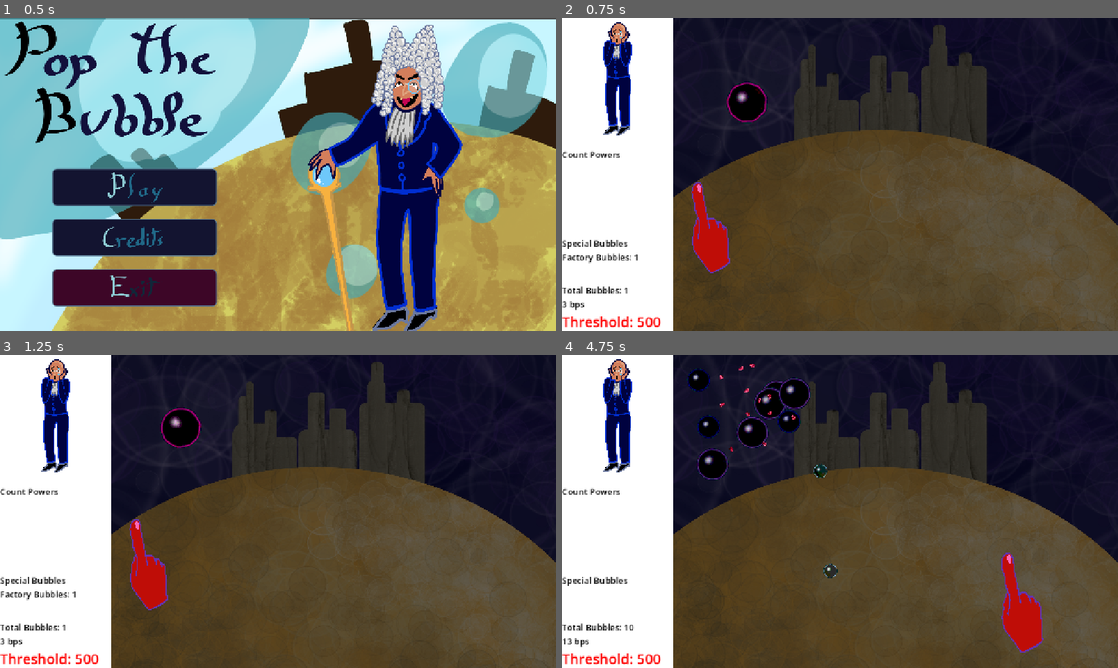
Above: before the commit, frames 1-4 (two rows, left to right).
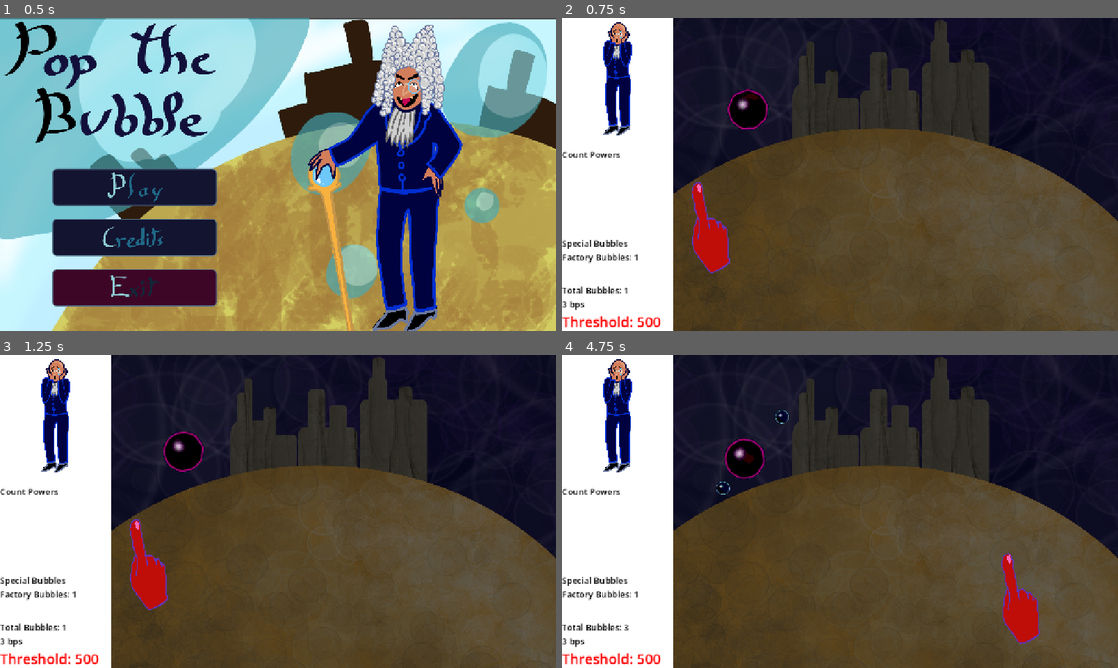
Above: after the commit, the same moments.

Repository: Isaac-SOL/Pop-the-Bubble
Game: Godot game, scene res://scenes/level/main_menu.tscn
The game is run twice, just before and just after one commit, with the same random seed, the same clock (stepped at 60 frames per second) and the same inputs.
Inputs (mouse positions are in pixels of both pictures, inside the frame that each line leads up to):
- Up to frame 1 (0.5 s): no input
- Up to frame 2 (0.75 s): click (695, 187) at 0.5 s
- Up to frame 3 (1.25 s): no input
- Up to frame 4 (4.75 s): move the mouse to (962, 495) at 1.27 s; press the mouse at (962, 495) at 1.28 s; release the mouse at (962, 495) at 2 s; drag from (728, 527) to (606, 511) at 2.02 s; move the mouse to (895, 442) at 2.77 s; press the mouse at (895, 442) at 2.78 s; release the mouse at (895, 442) at 3.5 s; drag from (812, 574) to (751, 408) at 3.52 s; move the mouse to (1006, 558) at 4.27 s; press the mouse at (1006, 558) at 4.28 s

Frame 1 is identical in both runs. In frame 2, 1.8% of the frame differs, in the area x 20-100%, y 0-86%; in frame 3, 2.3%; in frame 4, 5.1%, in the area x 0-100%, y 0-96%.

Commit message:
Juiced up bubble popping

Diff:
--- a/scenes/level/main.tscn
+++ b/scenes/level/main.tscn
@@ -45,7 +45,7 @@
 unique_name_in_owner = true
 modulate = Color(0.384951, 0.38495088, 0.38495082, 1)
 position = Vector2(728, 435.00003)
-scale = Vector2(0.48474935, 0.46067983)
+scale = Vector2(0.495, 0.471)
 texture = ExtResource("2_1bkat")
 
 [node name="SpawnRect" type="CollisionShape2D" parent="." unique_id=160105361]
@@ -85,6 +85,10 @@
 
 [node name="player_hand" parent="." unique_id=1849167851 instance=ExtResource("3_gjage")]
 
+[node name="Camera2D" type="Camera2D" parent="." unique_id=1527596375]
+unique_name_in_owner = true
+position = Vector2(640, 360)
+
 [node name="UI" type="CanvasLayer" parent="." unique_id=1149185917]
 
 [node name="ui_player" type="Control" parent="UI" unique_id=1560901353]
--- a/scenes/objects/bubbles/bubble_corps.tscn
+++ b/scenes/objects/bubbles/bubble_corps.tscn
@@ -2,9 +2,9 @@
 
 [ext_resource type="Shader" uid="uid://31wsj26wc0o6" path="res://assets/shaders/bubble_shader.gdshader" id="1_wgbqv"]
 [ext_resource type="Texture2D" uid="uid://d0f32gphcjf01" path="res://assets/models/bubbles/bubble_1.png" id="2_qqrca"]
-[ext_resource type="AudioStream" uid="uid://bdkahj35801gl" path="res://assets/audio/sfx/bubbles/bubble_up.ogg" id="3_blb5n"]
 
 [sub_resource type="ShaderMaterial" id="ShaderMaterial_1n8lo"]
+resource_local_to_scene = true
 shader = ExtResource("1_wgbqv")
 shader_parameter/bubble_color = Color(0.1, 0.6, 1, 1)
 shader_parameter/rim_color = Color(0.2, 0.2, 1, 1)
@@ -25,8 +25,3 @@
 
 [node name="VisibleOnScreenNotifier2D" type="VisibleOnScreenNotifier2D" parent="." unique_id=464743157]
 rect = Rect2(-17, -17, 34, 34)
-
-[node name="AudioStreamPlayer2D_BubbleUp" type="AudioStreamPlayer2D" parent="." unique_id=2120734624]
-stream = ExtResource("3_blb5n")
-volume_db = -15.0
-bus = &"Sfx"
--- a/scenes/objects/bubbles/bubble_normal.tscn
+++ b/scenes/objects/bubbles/bubble_normal.tscn
@@ -1,10 +1,26 @@
 [gd_scene format=3 uid="uid://btrnaiw5jker4"]
 
-[ext_resource type="Script" uid="uid://dhonkjvv7bcwu" path="res://scripts/objects/bubbles/bubble_normal.gd" id="1_x8eid"]
+[ext_resource type="Script" uid="uid://blavl2ak3fu6h" path="res://scripts/objects/bubbles/bubble.gd" id="1_x8eid"]
 [ext_resource type="PackedScene" uid="uid://bwnmh0vbcat1n" path="res://scenes/objects/bubbles/bubble_corps.tscn" id="2_jl6ec"]
+[ext_resource type="Shader" uid="uid://31wsj26wc0o6" path="res://assets/shaders/bubble_shader.gdshader" id="3_1cufn"]
+[ext_resource type="Texture2D" uid="uid://b3nr1xh517dxw" path="res://assets/models/bubbles/splach.png" id="3_x8eid"]
+[ext_resource type="AudioStream" uid="uid://bdkahj35801gl" path="res://assets/audio/sfx/bubbles/bubble_up.ogg" id="5_p1tiu"]
 
 [sub_resource type="CircleShape2D" id="CircleShape2D_270sc"]
 radius = 16.03122
+
+[sub_resource type="ShaderMaterial" id="ShaderMaterial_plh5e"]
+resource_local_to_scene = true
+shader = ExtResource("3_1cufn")
+shader_parameter/bubble_color = Color(0.1, 0.6, 1, 1)
+shader_parameter/rim_color = Color(0.2, 0.2, 1, 1)
+shader_parameter/rim_width = 0.2
+shader_parameter/wobble_strength = 0.01
+shader_parameter/wobble_speed = 10.0
+shader_parameter/light_direction = Vector2(1, -1)
+shader_parameter/lens_radius = 5.0
+shader_parameter/lens_power = 0.2
+shader_parameter/tint_strength = 1.0
 
 [node name="bubble_normal" type="Area2D" unique_id=501984861]
 collision_layer = 12
@@ -15,5 +31,21 @@
 shape = SubResource("CircleShape2D_270sc")
 
 [node name="bubble_corps" parent="." unique_id=1286681178 instance=ExtResource("2_jl6ec")]
+unique_name_in_owner = true
+
+[node name="Sprite2D" parent="bubble_corps" index="0" unique_id=24901897]
+material = SubResource("ShaderMaterial_plh5e")
+
+[node name="Splash" type="Sprite2D" parent="." unique_id=1971966676]
+unique_name_in_owner = true
+visible = false
+scale = Vector2(0.365, 0.365)
+texture = ExtResource("3_x8eid")
+
+[node name="AudioBubbleUp" type="AudioStreamPlayer2D" parent="." unique_id=2078199509]
+unique_name_in_owner = true
+stream = ExtResource("5_p1tiu")
+volume_db = -15.0
+bus = &"Sfx"
 
 [editable path="bubble_corps"]
--- a/scenes/objects/bubbles/bubble_spawner.tscn
+++ /dev/null
@@ -1,24 +0,0 @@
-[gd_scene format=3 uid="uid://cqjldkck6wown"]
-
-[ext_resource type="Script" uid="uid://bopospicvp6u" path="res://scripts/objects/bubbles/bubble_spawner.gd" id="1_7akao"]
-[ext_resource type="PackedScene" uid="uid://bwnmh0vbcat1n" path="res://scenes/objects/bubbles/bubble_corps.tscn" id="2_dnfdc"]
-
-[sub_resource type="CircleShape2D" id="CircleShape2D_270sc"]
-radius = 16.03122
-
-[node name="bubble_spawner" type="Area2D" unique_id=501984861]
-collision_layer = 12
-collision_mask = 4
-script = ExtResource("1_7akao")
-bubble_level = 2
-bubble_color = Color(0.82816637, 1.7519593e-05, 0.56423914, 1)
-
-[node name="CollisionShape2D" type="CollisionShape2D" parent="." unique_id=187371561]
-shape = SubResource("CircleShape2D_270sc")
-
-[node name="bubble_corps" parent="." unique_id=1286681178 instance=ExtResource("2_dnfdc")]
-
-[node name="Timer" type="Timer" parent="." unique_id=1502012933]
-autostart = true
-
-[connection signal="timeout" from="Timer" to="." method="_on_timer_timeout"]
--- /dev/null
+++ b/scenes/objects/bubbles/bubble_spawner_inherited.tscn
@@ -0,0 +1,34 @@
+[gd_scene format=3 uid="uid://dlysmit1f5l4w"]
+
+[ext_resource type="PackedScene" uid="uid://btrnaiw5jker4" path="res://scenes/objects/bubbles/bubble_normal.tscn" id="1_10vtu"]
+[ext_resource type="Script" uid="uid://bopospicvp6u" path="res://scripts/objects/bubbles/bubble_spawner.gd" id="2_bsdqb"]
+[ext_resource type="Shader" uid="uid://31wsj26wc0o6" path="res://assets/shaders/bubble_shader.gdshader" id="3_bsdqb"]
+
+[sub_resource type="ShaderMaterial" id="ShaderMaterial_77ogs"]
+resource_local_to_scene = true
+shader = ExtResource("3_bsdqb")
+shader_parameter/bubble_color = Color(0.1, 0.6, 1, 1)
+shader_parameter/rim_color = Color(0.2, 0.2, 1, 1)
+shader_parameter/rim_width = 0.2
+shader_parameter/wobble_strength = 0.01
+shader_parameter/wobble_speed = 10.0
+shader_parameter/light_direction = Vector2(1, -1)
+shader_parameter/lens_radius = 5.0
+shader_parameter/lens_power = 0.2
+shader_parameter/tint_strength = 1.0
+
+[node name="bubble_spawner_inherited" unique_id=501984861 instance=ExtResource("1_10vtu")]
+script = ExtResource("2_bsdqb")
+taux_de_spawn = 72
+bubble_level = 2
+bubble_color = Color(0.82816637, 1.7519593e-05, 0.56423914, 1)
+
+[node name="Sprite2D" parent="bubble_corps" parent_id_path=PackedInt32Array(1286681178) index="0" unique_id=24901897]
+material = SubResource("ShaderMaterial_77ogs")
+
+[node name="Timer" type="Timer" parent="." index="4" unique_id=72235582]
+autostart = true
+
+[connection signal="timeout" from="Timer" to="." method="_on_timer_timeout"]
+
+[editable path="bubble_corps"]
--- a/scripts/level/main.gd
+++ b/scripts/level/main.gd
@@ -1,7 +1,7 @@
 class_name Main extends Node2D
 
 const BUBBLE_NORMAL = preload("uid://btrnaiw5jker4")
-const BUBBLE_SPAWNER = preload("uid://cqjldkck6wown")
+const BUBBLE_SPAWNER = preload("uid://dlysmit1f5l4w")
 const NUGGET_EXPLOSION = preload("uid://5hna500nh7w")
 
 const PLANETE_BUBBLE_SECHE_USINE = preload("uid://bg3oe0ctr6p6i")
@@ -96,20 +96,31 @@
 	nugget_parent.add_child(nugget_instance)
 	nugget_instance.spawn(qty,spawn_position,count)
 
+var screenshake_tween: Tween
+func shake_vertical(strength: float, duration: float):
+	if screenshake_tween != null:
+		screenshake_tween.kill()
+	screenshake_tween = create_tween().set_ease(Tween.EASE_OUT).set_trans(Tween.TRANS_ELASTIC)
+	const cam_center := Vector2(640, 360)
+	%Camera2D.position = cam_center + Vector2.UP * strength
+	screenshake_tween.tween_property(%Camera2D, "position", cam_center, duration)
 
 # -- Signals --
 
 func _on_bubble_popped(is_deleted: bool, bubble: Bubble):
 	var i: int = 0
 	var lvl: int
-	bubble.queue_free()
 	Global.all_bubbles.erase(bubble)
-	if !is_deleted:
+	if is_deleted:
+		bubble.queue_free()
+	else:
 		add_nugget_explosion(bubble.nugget_value, bubble.global_position)
 		while i < bbl_lvl_value[bubble.bubble_level]:
 			lvl = randi() % bubble.bubble_level
 			i += 1 + bbl_lvl_value[lvl]
 			spawn_bubble(bubble.position, lvl)
+		bubble.pop_animation()
+		shake_vertical(bubble.bubble_level * bubble.bubble_level * 3, 0.5)
 	update_bubble_count()
 
 func _on_bubble_spawn(amount: int, pos: Vector2, level: int, _bubble: Bubble):
--- a/scripts/objects/bubbles/bubble.gd
+++ b/scripts/objects/bubbles/bubble.gd
@@ -8,7 +8,7 @@
 
 @onready var sprite_2d: Sprite2D = $bubble_corps/Sprite2D
 @onready var visible_on_screen_notifier_2d: VisibleOnScreenNotifier2D = $bubble_corps/VisibleOnScreenNotifier2D
-@onready var audio_stream_player_2d_bubble_up: AudioStreamPlayer2D = $bubble_corps/AudioStreamPlayer2D_BubbleUp
+@onready var audio_stream_player_2d_bubble_up: AudioStreamPlayer2D = %AudioBubbleUp
 
 
 @export var bubble_level: int = 0
@@ -23,9 +23,10 @@
 var is_stonk: bool = false
 var is_speculative: bool = false
 var nugget_value: int
+var dead: bool = false
 
 func _ready() -> void:
-	sprite_2d.material = sprite_2d.material.duplicate()
+	#sprite_2d.material = sprite_2d.material.duplicate()
 	shader_material = sprite_2d.material
 	area_entered.connect(_on_area_2d_bubble_area_entered)
 	visible_on_screen_notifier_2d.screen_exited.connect(bubble_deleted)
@@ -51,16 +52,20 @@
 
 
 func _physics_process(delta: float) -> void:
+	if dead:
+		return
 	position += velocity * speed * speed_start_mult * PowerManager.bubble_speed_mult * delta
 	if is_speculative:
 		scale += Vector2(delta,delta)
 
 
 func _on_area_2d_bubble_area_entered(area: Area2D) -> void:
-	if area is Bubble:
+	if dead:
+		return
+	if area is Bubble and not area.dead:
 		AudioManager.play_bubble_collision()
 		var opposite_vector : Vector2 = (global_position - area.global_position).normalized()
-		velocity = opposite_vector
+		velocity = velocity.bounce(opposite_vector)
 	elif area is Hand:
 		AudioManager.play_bubble_collision()
 		var opposite_vector : Vector2 = (global_position - area.global_position).normalized()
@@ -81,6 +86,8 @@
 	set_collision_mask_value(3, false)
 
 func bubble_popped()-> void:
+	if dead:
+		return
 	if stonk_count > 0:
 		stonk_count-=1
 		scale*=1.2
@@ -97,6 +104,8 @@
 		popped.emit(false)
 
 func bubble_deleted()-> void:
+	if dead:
+		return
 	if is_stonk:
 		Global.stonk_bubble_count -= 1
 	popped.emit(true)
@@ -105,3 +114,15 @@
 	speed_start_mult = speed_mult_at_start
 	var speed_tween := create_tween().set_trans(Tween.TRANS_QUAD).set_ease(Tween.EASE_OUT)
 	speed_tween.tween_property(self, "speed_start_mult", 1.0, 2.0)
+
+func pop_animation():
+	dead = true
+	set_deferred("collision_layer", 0)
+	set_deferred("collision_mask", 0)
+	%bubble_corps.hide()
+	%Splash.show()
+	%Splash.scale = Vector2.ONE * 0.365
+	var splash_tween := create_tween().set_trans(Tween.TRANS_QUAD)
+	splash_tween.tween_property(%Splash, "scale", Vector2.ONE * 0.4, 0.16).set_ease(Tween.EASE_OUT)
+	splash_tween.tween_property(%Splash, "scale", Vector2.ONE * 0.365, 0.16).set_ease(Tween.EASE_IN)
+	splash_tween.tween_callback(queue_free)
--- a/scripts/objects/bubbles/bubble_normal.gd
+++ /dev/null
@@ -1 +0,0 @@
-extends Bubble
Binary file added: assets/models/bubbles/splach.png
Not shown, added: assets/models/bubbles/splach.png.import
Not shown, removed: scripts/objects/bubbles/bubble_normal.gd.uid
